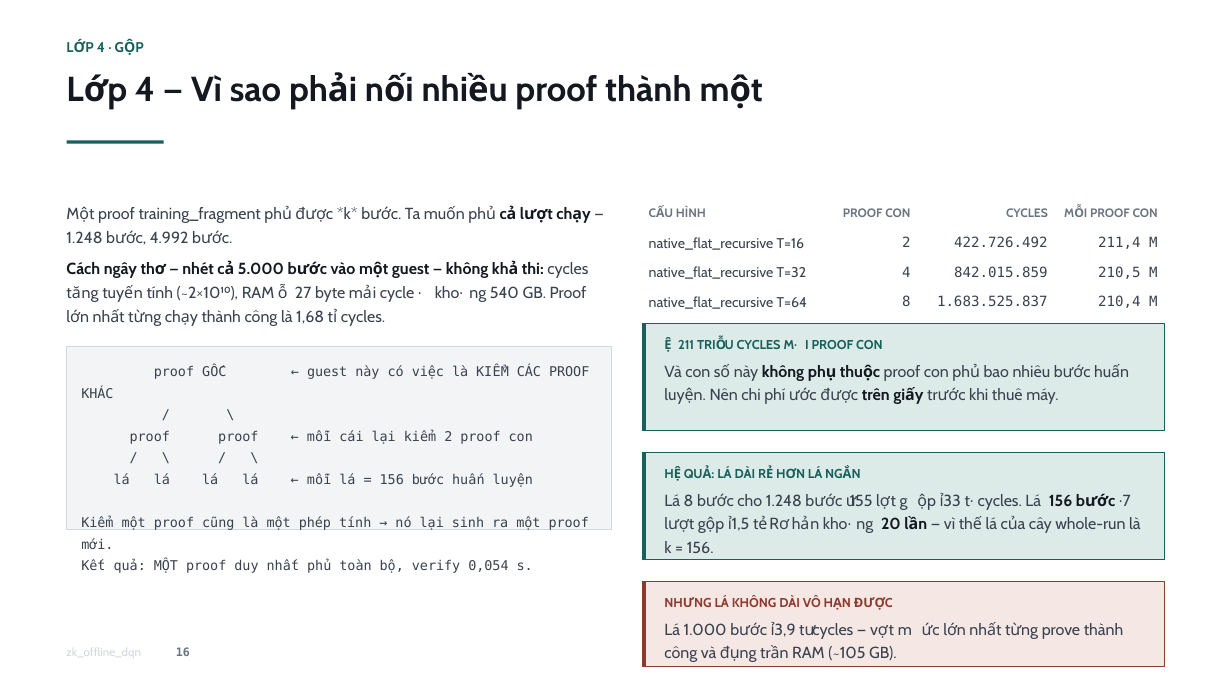
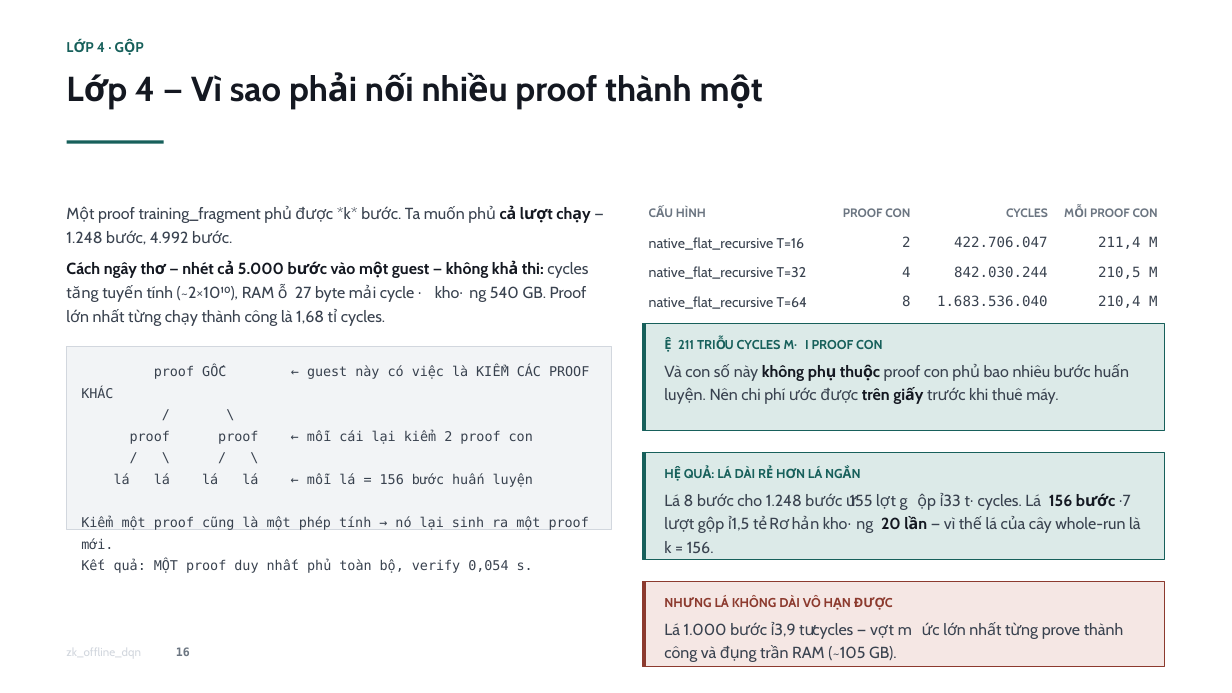
Before and after one commit to patee1811/zk_offline_dqn, a slide deck: slide 17 of docs/slides/zk_offline_dqn_thuyet_trinh.pptx. Drawn at 1232x693 pixels with LibreOffice and Linux fonts; fonts in the diff are those of the drawing. Boxes give left, top, right and bottom in pixels: in the first picture for what was removed or moved away, otherwise in the second. Text is boxed around its words. In the diff, an @@ line names an element or a change of style, - is before the commit and + after.

Commit message:
docs(docs): bring the explainer and the deck onto the re-proved table
Both carry a hand-copied replica of Table 2, so re-proving every row and
moving the last ten to CUDA left them quoting a table that no longer exists.

Two passages had to be rewritten rather than renumbered, because their
premise is gone. The explainer asked why some rows ran on CPU and answered
that six hosts had no CUDA path; that is now history, and the section says
so along with what the change measured: 51-62x faster at cycle counts that
did not move. Q6 asked how a table that mixes provers can be compared at
all, and now answers the sharper question of why cycles stay the unit even
when the provers match.

The deck slide that existed to stop a misreading -- Merkle at 50.2 s looking
slower than a fragment 44x its size -- no longer has a misreading to stop,
so it reports the speedup instead.

Neither file reads the CSV; they will go stale again the next time a row is
proved. Worth a gate like the one paper numbers already have.

```diff
--- a/docs/slides/zk_offline_dqn_thuyet_trinh.pptx
+++ b/docs/slides/zk_offline_dqn_thuyet_trinh.pptx
@@ table at <box>642,199,1165,317</box> @@
-row 2, column 3: 422.726.492
+row 2, column 3: 422.706.047
-row 3, column 3: 842.015.859
+row 3, column 3: 842.030.244
-row 4, column 3: 1.683.525.837
+row 4, column 3: 1.683.536.040
```
Also in this commit, not shown: 6 other slides changed, 2 other files.
